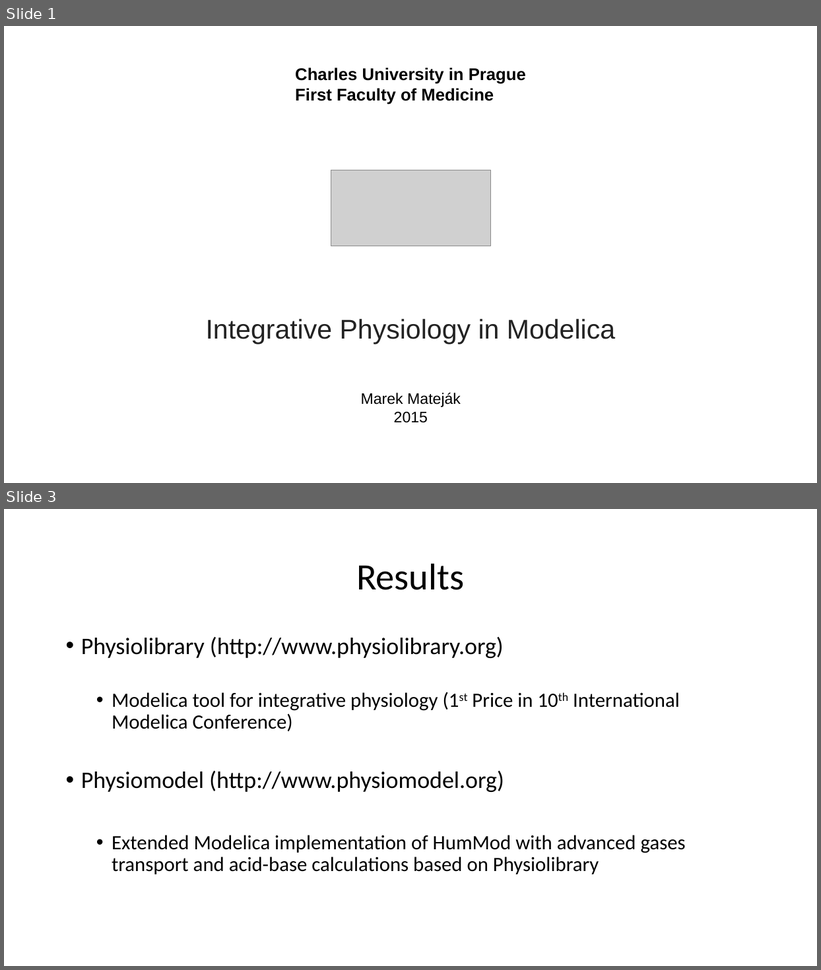
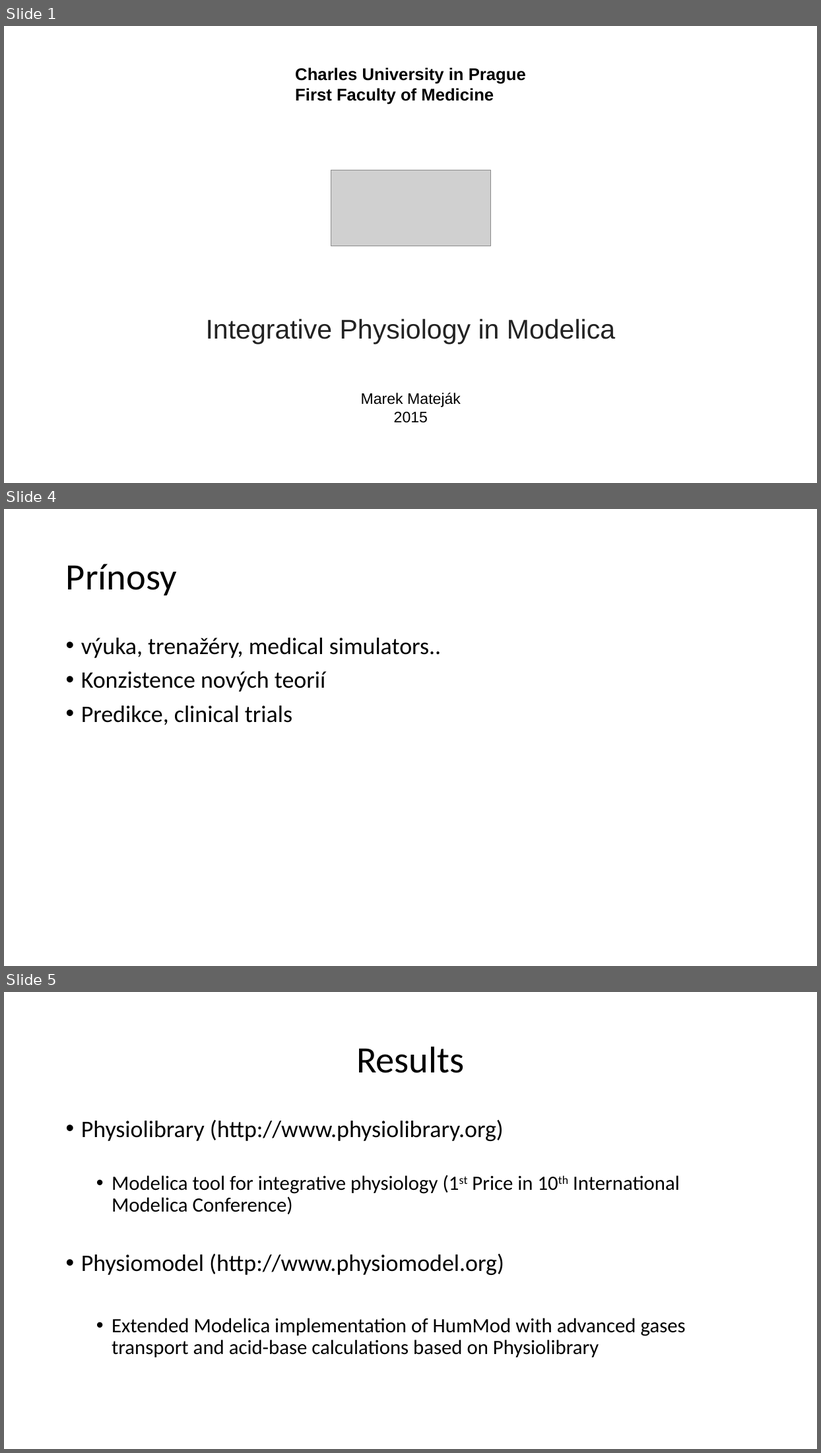
Before and after one commit to MarekMatejak/dissertation, a slide deck: obhajoba.ppt. Shown one above the other, each under a label of ours: slides 1 and 3 before the commit, slides 1, 4 and 5 after it; the slides between them are not shown. The pictures are 821x970 and 821x1453 pixels, drawn with LibreOffice and Linux fonts; fonts in the diff are those of the drawing; grey boxes stand for pictures. Boxes give left, top, right and bottom in pixels: in the first picture for what was removed or moved away, otherwise in the second. Text is boxed around its words. In the diff, an @@ line names an element or a change of style, - is before the commit and + after.

```diff
--- a/obhajoba.ppt
+++ b/obhajoba.ppt
@@ slide 4 added at bbox=[4, 509, 817, 966], background #FFFFFF @@
@@ title added at bbox=[66, 564, 177, 595], 44 pt, text #000000 @@
+Prínosy
@@ text added at bbox=[81, 638, 441, 725], 28 pt, text #000000 @@
+• výuka, trenažéry, medical simulators..
+• Konzistence nových teorií
+• Predikce, clinical trials
@@ what was slide 3 is now slide 5 @@
```
Also in this commit, not shown: 12 slides changed, 1 other slide added.
